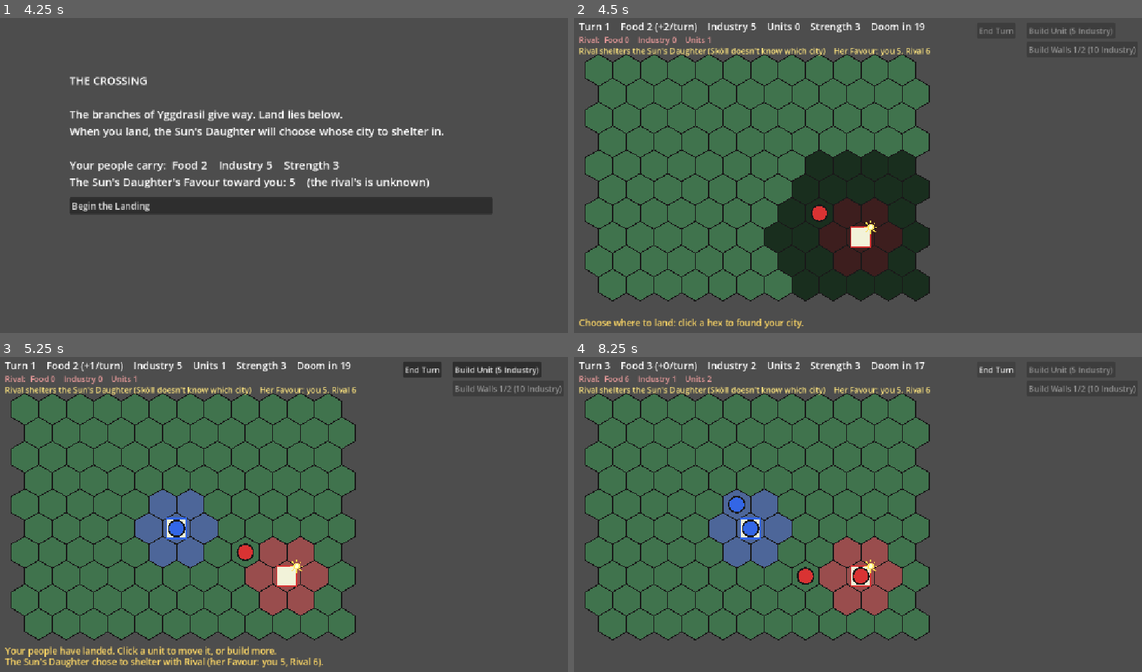
Above: before the commit, frames 1-4 (two rows, left to right).
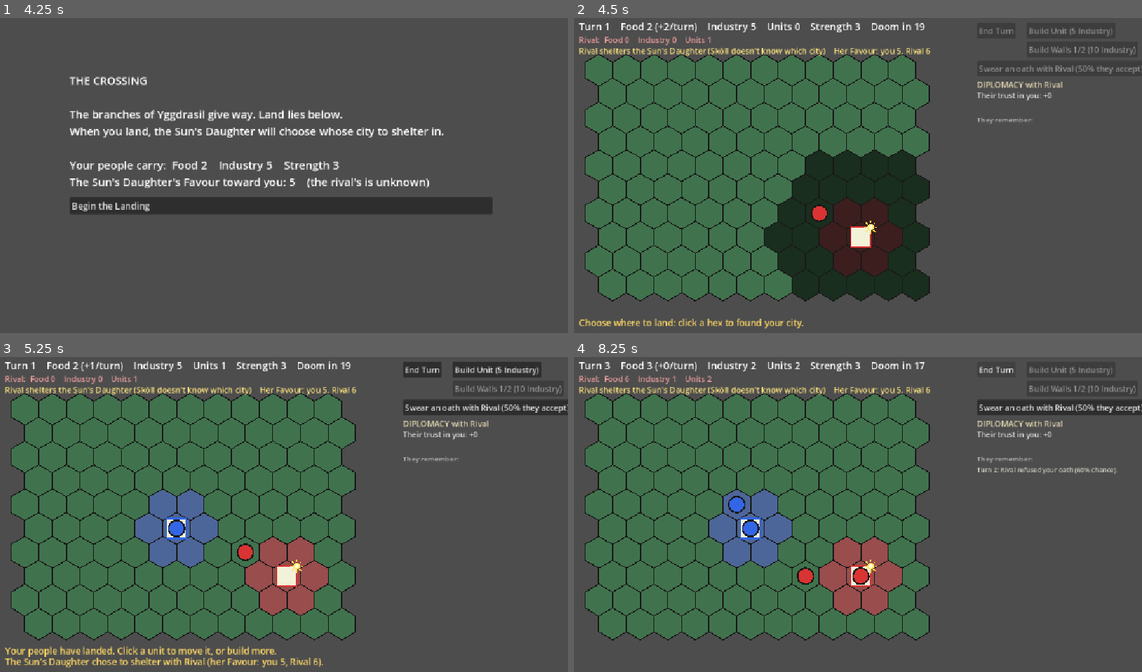
Above: after the commit, the same moments.

Repository: BnanaSkully/after-ragnorok-prototype
Game: Godot game, scene res://main.tscn
Same seed, same stepped clock (60 frames per second), same inputs: the game is played once before the commit and once after it.
Inputs (mouse positions are in pixels of both pictures, inside the frame that each line leads up to):
- Up to frame 1 (4.25 s): tap Enter at 0.5 s; move the mouse to (408, 156) at 0.52 s; click (408, 156) at 0.67 s; click "Save the food stores (Food +3…" at 1.25 s; click "Strip it for tools (Industry …" at 2 s; click "Stand and fight so the others…" at 2.75 s; click "Share your food with her (Foo…" at 3.5 s
- Up to frame 2 (4.5 s): click "Begin the Landing" at 4.25 s
- Up to frame 3 (5.25 s): tap Space at 5 s; move the mouse to (164, 530) at 5.02 s; click (164, 530) at 5.17 s
- Up to frame 4 (8.25 s): click "End Turn" at 5.75 s; click "Build Unit (5 Industry)" at 6.5 s; click (1062, 407) at 7.25 s, where only the run after the commit has a clickable "Swear an oath with Rival (60%…"; click "End Turn" at 8 s

Frame 1 is identical in both runs. In frame 2, 0.5% of the frame differs, in the area x 70-100%, y 15-34%; in frame 3, 1.5%; in frame 4, 1.8%, in the area x 70-100%, y 13-38%.

Commit message:
Add oaths: the first piece of diplomacy with the rival
New diplomacy.gd. Once per turn the player can propose a 5-turn oath
(each faction has its own word for it; Norse factions swear oaths).
The rival accepts by chance based on its Trust in the player, the
howling of Sköll, and relative army size. During an oath neither
side's units attack. Keeping it to the end raises Trust; breaking it
(attacking, which needs a second click to confirm) drops Trust,
makes the player an oathbreaker for 8 turns, and lowers the Sun's
Daughter's Favour. A panel on the right shows Trust, the oath and the
rival's memory of promises kept and broken.

Co-Authored-By: Claude Opus 5.5 <noreply@anthropic.com>
Claude-Session: https://claude.ai/code/session_01Kpeg7E5nkYcPnqopYPPAon

Diff:
--- /dev/null
+++ b/diplomacy.gd
@@ -0,0 +1,101 @@
+class_name Diplomacy
+extends RefCounted
+
+# Diplomacy between the player and the rival: sworn agreements (oaths), and a
+# memory of whether promises were kept. The player gets one diplomatic action
+# per turn.
+#
+# "game" is main.gd: diplomacy uses it to see the factions, the turn and the
+# Sun's Daughter, and to post messages.
+
+const PACT_LENGTH := 5 # turns an oath lasts
+const TRUST_MIN := -10
+const TRUST_MAX := 10
+const TRUST_KEPT := 2 # trust gained when an oath runs its full length
+const TRUST_BROKEN := -5 # trust lost when the player breaks an oath
+const OATHBREAKER_TURNS := 8 # after breaking an oath, the rival refuses new ones for this long
+const BROKEN_OATH_FAVOUR := -2 # the Sun's Daughter sees it too
+const HISTORY_SIZE := 6 # how many past events are shown
+
+var game # main.gd
+var trust := 0 # how much the rival trusts the player (-10 to 10)
+var pact_turns_left := 0 # 0 = no oath in force
+var oathbreaker_until := 0 # the player counts as an oathbreaker before this turn
+var action_used := false # the player's one diplomatic action this turn
+var history: Array[String] = [] # newest last
+
+func _init(p_game) -> void:
+	game = p_game
+
+func pact_active() -> bool:
+	return pact_turns_left > 0
+
+func is_oathbreaker() -> bool:
+	return game.turn < oathbreaker_until
+
+# The word this faction uses for a sworn agreement (e.g. "oath").
+func pact_word() -> String:
+	return game.rival.pact_word
+
+# "an oath", "a pact"
+func a_pact() -> String:
+	var word := pact_word()
+	return ("an " if word[0] in "aeiou" else "a ") + word
+
+# The chance (0 to 1) that the rival accepts an oath right now.
+func accept_chance() -> float:
+	if is_oathbreaker():
+		return 0.0
+	var chance := 0.5 + trust * 0.1
+	if game.turn >= Skoll.WARNING_TURN:
+		chance += 0.2 # the howling makes allies
+	if game.player.units.size() > game.rival.units.size():
+		chance += 0.1 # it respects strength
+	return clampf(chance, 0.05, 0.95)
+
+func can_propose() -> bool:
+	return not action_used and not pact_active() and game.rival.is_alive()
+
+# The player's diplomatic action: propose an oath. Returns true if accepted.
+func propose_pact() -> bool:
+	if not can_propose():
+		return false
+	action_used = true
+	var word := pact_word()
+	if is_oathbreaker():
+		remember("Turn %d: %s refused your %s. You broke your word before." % [game.turn, game.rival.name, word])
+		return false
+	var chance := accept_chance()
+	if randf() < chance:
+		pact_turns_left = PACT_LENGTH
+		remember("Turn %d: you and %s swore %s for %d turns." % [game.turn, game.rival.name, a_pact(), PACT_LENGTH])
+		return true
+	remember("Turn %d: %s refused your %s (%d%% chance)." % [game.turn, game.rival.name, word, roundi(chance * 100)])
+	return false
+
+# The player attacks the rival while an oath is in force.
+func break_pact() -> void:
+	pact_turns_left = 0
+	change_trust(TRUST_BROKEN)
+	oathbreaker_until = game.turn + OATHBREAKER_TURNS
+	var p: Faction = game.player
+	p.favour = clampi(p.favour + BROKEN_OATH_FAVOUR, 0, SunDaughter.MAX_FAVOUR)
+	remember("Turn %d: YOU BROKE YOUR %s with %s. Trust %+d. %s Favour %+d." % [game.turn, pact_word().to_upper(), game.rival.name, TRUST_BROKEN, SunDaughter.NAME.capitalize(), BROKEN_OATH_FAVOUR])
+
+# Called at the end of every turn.
+func new_turn() -> void:
+	action_used = false
+	if pact_active():
+		pact_turns_left -= 1
+		if pact_turns_left == 0:
+			change_trust(TRUST_KEPT)
+			remember("Turn %d: the %s with %s ran its course. Both kept their word. Trust %+d." % [game.turn, pact_word(), game.rival.name, TRUST_KEPT])
+
+func change_trust(amount: int) -> void:
+	trust = clampi(trust + amount, TRUST_MIN, TRUST_MAX)
+
+func remember(event: String) -> void:
+	history.append(event)
+	if history.size() > HISTORY_SIZE:
+		history.pop_front()
+	game.add_message(event)
--- a/faction.gd
+++ b/faction.gd
@@ -15,6 +15,7 @@
 var industry := 0
 var favour := 0 # how much the Sun's Daughter trusts this faction (0 to 10)
 var walls := 0 # city wall level (each level adds defence)
+var pact_word := "oath" # what this faction calls a sworn agreement (Norse factions swear oaths)
 
 func _init(p_name: String, p_territory: Color, p_unit: Color, p_city: Vector2i) -> void:
 	name = p_name
--- a/main.gd
+++ b/main.gd
@@ -8,6 +8,7 @@
 #   hex_map.gd          hex maths (positions, distances, neighbours)
 #   skoll.gd            Sköll, the wolf boss
 #   sun_daughter.gd     the Sun's Daughter
+#   diplomacy.gd        oaths with the rival, trust and the memory of promises
 #   crossing_events.gd  the Crossing's events (text and choices)
 
 const DOOM_TURN := 20 # survive until this turn and Phase 3 (chaos) begins
@@ -32,6 +33,7 @@
 var factions: Array[Faction] = [player, rival]
 var daughter := SunDaughter.new()
 var skoll: Skoll
+var diplomacy: Diplomacy
 
 var phase := Phase.CROSSING
 var crossing_step := 0 # which Crossing event we're on
@@ -47,10 +49,13 @@
 var end_turn_button: Button
 var build_button: Button
 var walls_button: Button
+var oath_button: Button
+var break_warning_cell := NO_CELL # first click on a rival unit during an oath only warns
 var messages: Array[String] = [] # shown at the bottom of the screen, e.g. combat results
 
 func _init() -> void:
 	skoll = Skoll.new(self)
+	diplomacy = Diplomacy.new(self)
 	rival.add_unit(Vector2i(8, 6))
 
 func _ready() -> void:
@@ -68,6 +73,10 @@
 	walls_button.position = Vector2(920, 58)
 	walls_button.pressed.connect(player_build_walls)
 	add_child(walls_button)
+	oath_button = Button.new()
+	oath_button.position = Vector2(820, 96)
+	oath_button.pressed.connect(player_propose_pact)
+	add_child(oath_button)
 	build_crossing_ui()
 	start_crossing()
 
@@ -99,6 +108,7 @@
 	end_turn_button.visible = false
 	build_button.visible = false
 	walls_button.visible = false
+	oath_button.visible = false
 	crossing_panel.visible = true
 	messages.clear()
 	show_crossing_step()
@@ -153,6 +163,7 @@
 	end_turn_button.visible = true
 	build_button.visible = true
 	walls_button.visible = true
+	oath_button.visible = true
 	player.city_pos = NO_CELL
 	player.units.clear()
 	end_turn_button.disabled = true
@@ -202,7 +213,9 @@
 		for u in f.units:
 			u.moves = 1
 	rival_build()
+	diplomacy.new_turn()
 	selected = null
+	break_warning_cell = NO_CELL
 	update_build_button()
 	if turn >= DOOM_TURN:
 		end_game("You survived until the Doom",
@@ -238,6 +251,7 @@
 	end_turn_button.disabled = true
 	build_button.disabled = true
 	walls_button.disabled = true
+	oath_button.disabled = true
 	selected = null
 	end_title = title
 	end_detail = detail
@@ -256,7 +270,7 @@
 		var target: Unit = null
 		for c in HexMap.neighbours(u.pos):
 			var other := unit_at(c)
-			if other and other.faction == player:
+			if other and other.faction == player and not diplomacy.pact_active():
 				target = other
 				break
 		if target:
@@ -283,6 +297,27 @@
 	if rival.industry >= UNIT_COST and food_change(rival) - UNIT_FOOD_UPKEEP >= 0:
 		build_unit(rival)
 
+# --- Diplomacy --------------------------------------------------------------
+func player_propose_pact() -> void:
+	if game_over or phase != Phase.PLAYING:
+		return
+	messages.clear()
+	diplomacy.propose_pact() # posts its own message
+	update_build_button()
+	queue_redraw()
+
+func update_oath_button() -> void:
+	var word: String = rival.pact_word
+	if diplomacy.pact_active():
+		oath_button.text = "%s in force: %d turns left" % [word.capitalize(), diplomacy.pact_turns_left]
+	elif diplomacy.is_oathbreaker():
+		oath_button.text = "%s refuses: you broke your %s" % [rival.name, word]
+	elif diplomacy.action_used:
+		oath_button.text = "Diplomacy used this turn"
+	else:
+		oath_button.text = "Swear %s with %s (%d%% they accept)" % [diplomacy.a_pact(), rival.name, roundi(diplomacy.accept_chance() * 100)]
+	oath_button.disabled = game_over or phase != Phase.PLAYING or not diplomacy.can_propose() or diplomacy.is_oathbreaker()
+
 # --- Walls ------------------------------------------------------------------
 # A city improvement: each level costs WALL_COST Industry and adds WALL_DEFENCE.
 func build_walls(f: Faction) -> bool:
@@ -338,6 +373,7 @@
 func update_build_button() -> void:
 	build_button.disabled = game_over or phase != Phase.PLAYING or player.industry < UNIT_COST
 	walls_button.disabled = game_over or phase != Phase.PLAYING or player.industry < WALL_COST or player.walls >= MAX_WALLS
+	update_oath_button()
 	if player.walls >= MAX_WALLS:
 		walls_button.text = "Walls complete (+%d defence)" % (MAX_WALLS * WALL_DEFENCE)
 	else:
@@ -481,6 +517,19 @@
 		daughter_info = "%s %s (Sköll doesn't know which city)    Her Favour: you %d, %s %d" % ["You shelter" if daughter.holder == player else daughter.holder.name + " shelters", SunDaughter.NAME, player.favour, rival.name, rival.favour]
 	draw_string(font, Vector2(20, 82), daughter_info, HORIZONTAL_ALIGNMENT_LEFT, -1, 16, Color(1.0, 0.9, 0.5))
 
+	# Diplomacy panel (right side): trust, the oath, and the memory of promises.
+	var dx := 820.0
+	var dy := 150.0
+	draw_string(font, Vector2(dx, dy), "DIPLOMACY with %s" % rival.name, HORIZONTAL_ALIGNMENT_LEFT, -1, 16, Color(0.9, 0.85, 0.7))
+	draw_string(font, Vector2(dx, dy + 22), "Their trust in you: %+d" % diplomacy.trust, HORIZONTAL_ALIGNMENT_LEFT, -1, 15, Color(0.85, 0.85, 0.85))
+	if diplomacy.pact_active():
+		draw_string(font, Vector2(dx, dy + 42), "%s in force: %d turns left" % [rival.pact_word.capitalize(), diplomacy.pact_turns_left], HORIZONTAL_ALIGNMENT_LEFT, -1, 15, Color(0.6, 0.9, 0.6))
+	elif diplomacy.is_oathbreaker():
+		draw_string(font, Vector2(dx, dy + 42), "You are an %sbreaker until turn %d" % [rival.pact_word, diplomacy.oathbreaker_until], HORIZONTAL_ALIGNMENT_LEFT, -1, 15, Color(0.95, 0.5, 0.4))
+	draw_string(font, Vector2(dx, dy + 70), "They remember:", HORIZONTAL_ALIGNMENT_LEFT, -1, 14, Color(0.7, 0.7, 0.7))
+	for i in diplomacy.history.size():
+		draw_multiline_string(font, Vector2(dx, dy + 92 + i * 44), diplomacy.history[i], HORIZONTAL_ALIGNMENT_LEFT, 320, 13, 2, Color(0.8, 0.8, 0.75))
+
 	# Messages, newest at the bottom.
 	var screen := get_viewport_rect().size
 	for i in messages.size():
@@ -528,6 +577,15 @@
 			if skoll.is_at(cell):
 				skoll.attacked_by(selected)
 			elif clicked and clicked.faction != player:
+				if diplomacy.pact_active() and break_warning_cell != cell:
+					# first click only warns; a second click on the same unit breaks the oath
+					break_warning_cell = cell
+					messages = ["This breaks your %s (Trust %+d, %sbreaker for %d turns, she will see). Click again to attack." % [rival.pact_word, Diplomacy.TRUST_BROKEN, rival.pact_word, Diplomacy.OATHBREAKER_TURNS]]
+					queue_redraw()
+					return
+				if diplomacy.pact_active():
+					diplomacy.break_pact()
+				break_warning_cell = NO_CELL
 				resolve_combat(selected, clicked) # moving into an enemy = attack
 			elif not clicked:
 				selected.pos = cell
Not shown, added: diplomacy.gd.uid
Not shown, changed: CLAUDE.md
